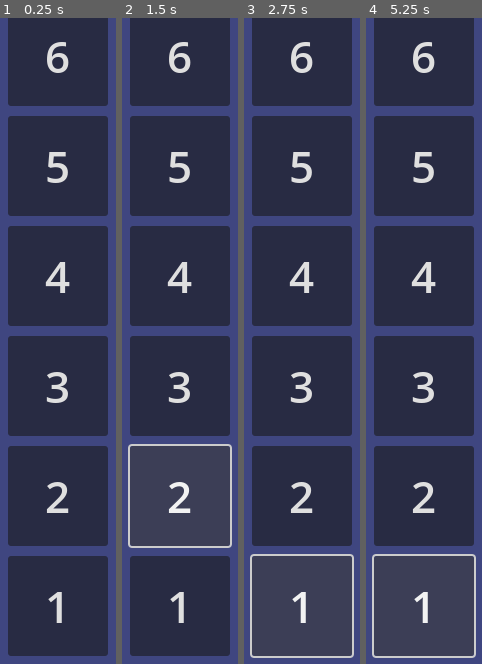
Above: before the commit, frames 1-4 (left to right).
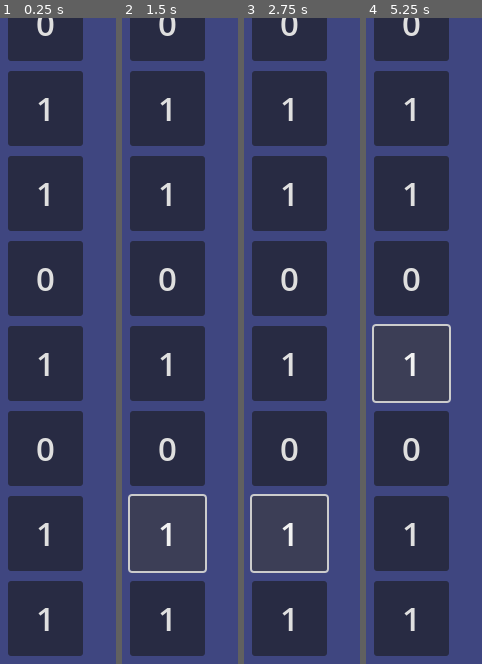
Above: after the commit, the same moments.

Repository: OleksandrLevchuk/Combine-Three
Game: Godot game, scene res://main.tscn
Same seed, same stepped clock (60 frames per second), same inputs: the game is played once before the commit and once after it.
Inputs (mouse positions are in pixels of both pictures, inside the frame that each line leads up to):
- Up to frame 1 (0.25 s): no input
- Up to frame 2 (1.5 s): click "1" at 0.5 s; click (180, 496) at 1.25 s, where only the run before the commit has a clickable "2"
- Up to frame 3 (2.75 s): click "1" at 2 s
- Up to frame 4 (5.25 s): click (424, 386) at 2.75 s, where only the run before the commit has a clickable "3"; click (411, 450) at 3.5 s, where only the run after the commit has a clickable "0"; click (424, 276) at 4.25 s, where only the run before the commit has a clickable "4"; click "1" at 5 s

The runs differ from the first frame. In frame 1, 35% of the frame differs, in the area x 6-94%, y 0-99%; in frame 2, 36%; in frame 3, 36%; in frame 4, 36%, in the area x 5-95%, y 0-100%.

Commit message:
added the ability to collapse 3 tiles in a row

Diff:
--- a/main.tscn
+++ b/main.tscn
@@ -7,7 +7,8 @@
 script/source = "extends Control
 
 
-var column := [ 1, 2, 3, 4, 5, 6 ] # масив з якого створюватимемо плитки в колонці
+enum Colors { Red, Green }
+var column := [ 2, 2, 1, 2, 1, 2, 2, 1, 2, 1 ] # масив з якого створюватимемо плитки в колонці
 var tile_scene := preload(\"res://tile.tscn\") # берем зразок плитки
 var GRID_GAP := 10 # відстань між плитками
 @onready var GRID_SIZE :int = tile_scene.instantiate().size.x # розмір плиток
@@ -24,9 +25,9 @@
 	for i in column.size(): # ідемо циклом по кожному елементі в масиві
 		var tile: Button = tile_scene.instantiate() #створює плитку
 		tile.size *= mobile_scale
-		tile.id = column[i]
+		tile.color = Colors.values()[column[i]-1]
 		tile.row = i
-		tile.text = str( column[i] ) #ставить текст плитки на число з масива
+		tile.text = str( tile.color ) #ставить текст плитки на число з масива
 		# задати положення плитки, відступивши 10 пікс зліва і знизу екрана
 		tile.position = Vector2( GRID_GAP, SCREEN_BOTTOM - GRID_GAP )
 		# відступити вверх на стільки клітинок, який номер в масиві
@@ -34,28 +35,41 @@
 		add_child( tile ) #додає плитку в дерево об'єктів
 		tiles.push_back( tile )
 
-func on_tile_moved( row, direction ):
-	var lower_id = row
-	if direction==\"DOWN\":
-		lower_id = row-1
-	if lower_id < 0:
+
+func on_tile_moved( row1, row2 ):
+	var lower_row = min(row1, row2)
+	if lower_row < 0:
 		print(\"reached the bottom\")
 		return
-	var upper_id = row
-	if direction==\"UP\":
-		upper_id = row+1
-	if upper_id > tiles.size() - 1:
+	var upper_row = max( row1, row2 )
+	if upper_row > tiles.size() - 1:
 		print(\"reached the ceiling\")
 		return
-	print([\"moved\", row, direction ])
-	var lower_tile = tiles[lower_id]
-	var upper_tile = tiles[upper_id]
+	print([\"moved\", row1, row2 ])
+	var lower_tile = tiles[lower_row]
+	var upper_tile = tiles[upper_row]
 	lower_tile.position.y -= GRID_SIZE + GRID_GAP
 	upper_tile.position.y += GRID_SIZE + GRID_GAP
 	lower_tile.row += 1
 	upper_tile.row -= 1
-	tiles[ lower_id ] = upper_tile
-	tiles[ upper_id ] = lower_tile
+	tiles[ lower_row ] = upper_tile
+	tiles[ upper_row ] = lower_tile
+
+	for row in [row1, row2]:
+		var color = tiles[row].color
+		var start = row
+		while start > 0 and tiles[ start-1 ].color == color:
+			start -= 1
+		var streak: int = 1
+		while start+streak < tiles.size() and tiles[ start+streak ].color == color:
+			streak += 1
+		print([ \"checking row:\", row, \"color:\", color, \"starting at:\", start, \"streak:\", streak])
+		if streak < 3: continue
+		print(\"streak\")
+		for i in streak:
+			tiles.pop_at(start).queue_free()
+
+
 "
 
 [sub_resource type="GDScript" id="GDScript_c442r"]
--- a/project.godot
+++ b/project.godot
@@ -22,6 +22,10 @@
 
 movie_writer/movie_file="C:/Users/Me/Desktop/Godot Projects/Combine Three/godot recording.avi"
 
+[filesystem]
+
+import/blender/enabled=false
+
 [rendering]
 
 renderer/rendering_method="gl_compatibility"
--- a/tile.tscn
+++ b/tile.tscn
@@ -2,11 +2,12 @@
 
 [sub_resource type="GDScript" id="GDScript_i7gq5"]
 script/source = "extends Button
-var id: int
+var swapping = false
+var color: int
 var row: int
 var offset: Vector2
-var initial_position: Vector2
-@onready var MAX_DESTROY_DISTANCE = size.x
+var init_pos: Vector2
+@onready var MAX_DRAG_DIST = size.x * 0.8
 signal moved
 
 
@@ -16,37 +17,38 @@
 	position.y -= size.y
 
 
-func _process( _delta ):
+func _process( _delta ): # тут відбувається перетягування плитки мишкою
 	position = get_global_mouse_position() - offset
-	if abs(initial_position.x - position.x) > MAX_DESTROY_DISTANCE * 0.8:
+	if abs(init_pos.x - position.x) > MAX_DRAG_DIST:
 		set_process(false)
-	if abs(initial_position.y - position.y) > MAX_DESTROY_DISTANCE * 0.8:
-#	if position.distance_to(initial_position) > MAX_DESTROY_DISTANCE * 0.8:
-		var direction = \"UP\"
-		if initial_position.y < position.y:
-			direction = \"DOWN\"
-		position = initial_position
-		initial_position = Vector2.ZERO
-		moved.emit( row, direction )
-		set_process( false )
+		position = init_pos
+	if abs(init_pos.y - position.y) > MAX_DRAG_DIST:
+		var row_to_swap = row + 1 # рядок вище
+		if init_pos.y < position.y: # або якшо гравець потягнув вниз
+			row_to_swap = row - 1 # берем рядок нижче
+		position = init_pos # треба повернути плитку на місце перед сигналом
+		swapping = true # це шоб не запускався код на відпусканні кнопки
+		set_process( false ) # вимикаємо цю функцію, шоб плитка більше не слідувала курсору
+		moved.emit( row, row_to_swap ) # сигналізуємо гру шо гравець переставив
 
 
 func _on_button_down():
-	initial_position = position
+	init_pos = position
 	offset = get_global_mouse_position() - position
 	set_process( true )
 
 
 func _on_button_up():
-	if initial_position != Vector2.ZERO:
-		position = initial_position
-	set_process( false )
+	if not swapping:
+		set_process( false )
+		position = init_pos
+	swapping = false
 "
 
 [node name="Button" type="Button" groups=["Tiles"]]
-offset_right = 100.0
-offset_bottom = 100.0
-theme_override_font_sizes/font_size = 44
+offset_right = 75.0
+offset_bottom = 75.0
+theme_override_font_sizes/font_size = 33
 text = "123"
 script = SubResource("GDScript_i7gq5")
 
Binary file changed: docs/index.icon.png
Not shown, changed: docs/index.html
Not shown, changed: docs/index.js
Not shown, changed: docs/index.pck
Not shown, changed: docs/index.wasm
Not shown, changed: godot recording.avi
Not shown, added: godot recording.mp4
Not shown, added: mai547C.tmp
